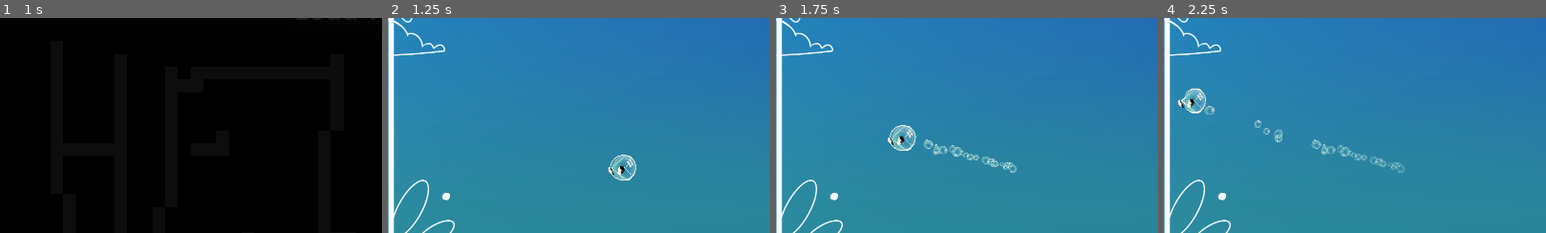
Above: before the commit, frames 1-4 (left to right).
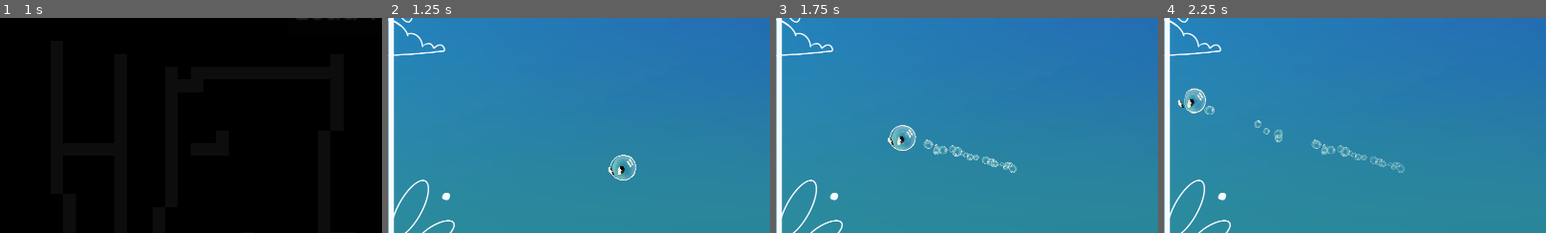
Above: after the commit, the same moments.

Repository: davifarhi/GGJ25-CrashSim-Untitled
Game: Godot game, scene res://scenes/levels/hello.tscn
The game is run twice, just before and just after one commit, with the same random seed, the same clock (stepped at 60 frames per second) and the same inputs.
Inputs (mouse positions are % of the whole screen's width and height, from its top left):
- Up to frame 1 (1 s): click "Start" at 0.5 s
- Up to frame 2 (1.25 s): no input
- Up to frame 3 (1.75 s): move the mouse to (72, 45) at 1.27 s; click (72, 45) at 1.35 s
- Up to frame 4 (2.25 s): move the mouse to (30, 55) at 2.02 s; tap Delete at 2.1 s
The pictures show only the part of the screen within x 0-50%, y 15-65%; the shares and areas given below are measured in that part.

Frame 1 is identical in both runs. In frame 2, less than 0.1% of the frame differs, in the area x 58-64%, y 64-76%; in frame 3, less than 0.1%; in frame 4, less than 0.1%, in the area x 4-10%, y 32-45%.

Commit message:
Level1 is now a level

Diff:
--- a/ggj-crashsim-untilted/scenes/levels/level1.tscn
+++ b/ggj-crashsim-untilted/scenes/levels/level1.tscn
@@ -1,10 +1,12 @@
-[gd_scene load_steps=4 format=3 uid="uid://yeonx2g4rge6"]
+[gd_scene load_steps=5 format=3 uid="uid://yeonx2g4rge6"]
 
+[ext_resource type="Script" path="res://scenes/level.gd" id="1_bcq54"]
 [ext_resource type="PackedScene" uid="uid://cgsnmul1dmmnk" path="res://scenes/camera_2d.tscn" id="1_dljyx"]
 [ext_resource type="PackedScene" uid="uid://b012f4a87qq77" path="res://scenes/obstacles/spikes_4.tscn" id="2_025s6"]
 [ext_resource type="PackedScene" uid="uid://b6j1f4wg7fctp" path="res://scenes/Boubou.tscn" id="3_if43k"]
 
 [node name="Level1" type="Node2D"]
+script = ExtResource("1_bcq54")
 
 [node name="Camera2D" parent="." instance=ExtResource("1_dljyx")]
 position = Vector2(-15, -1)
